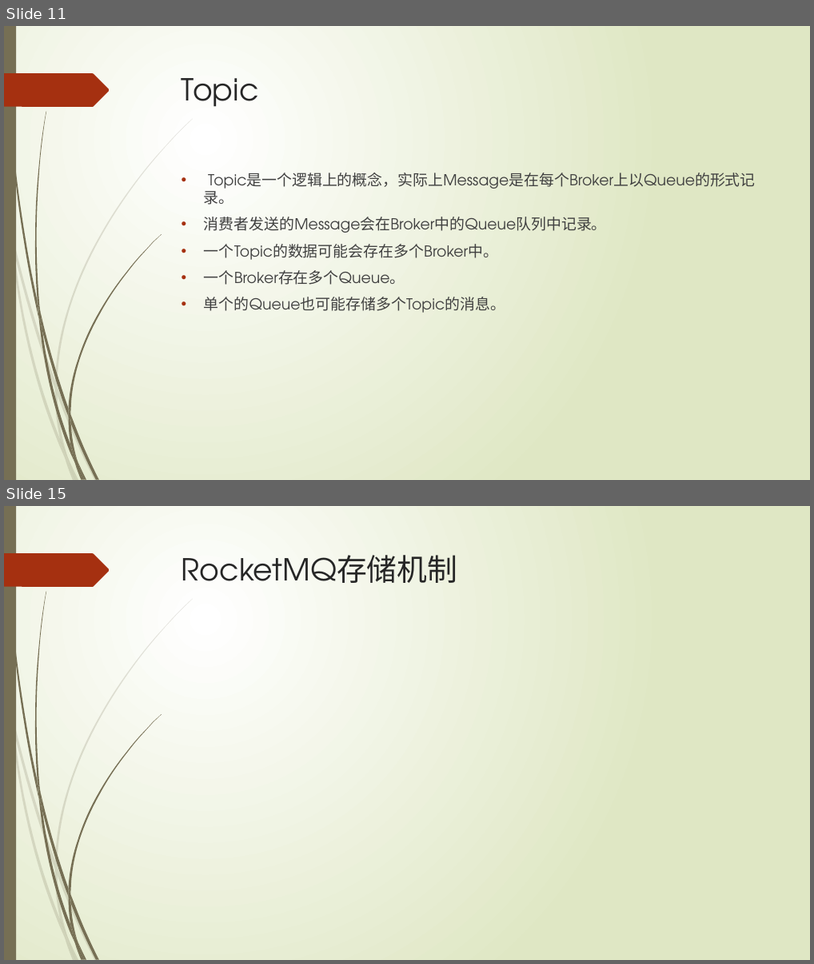
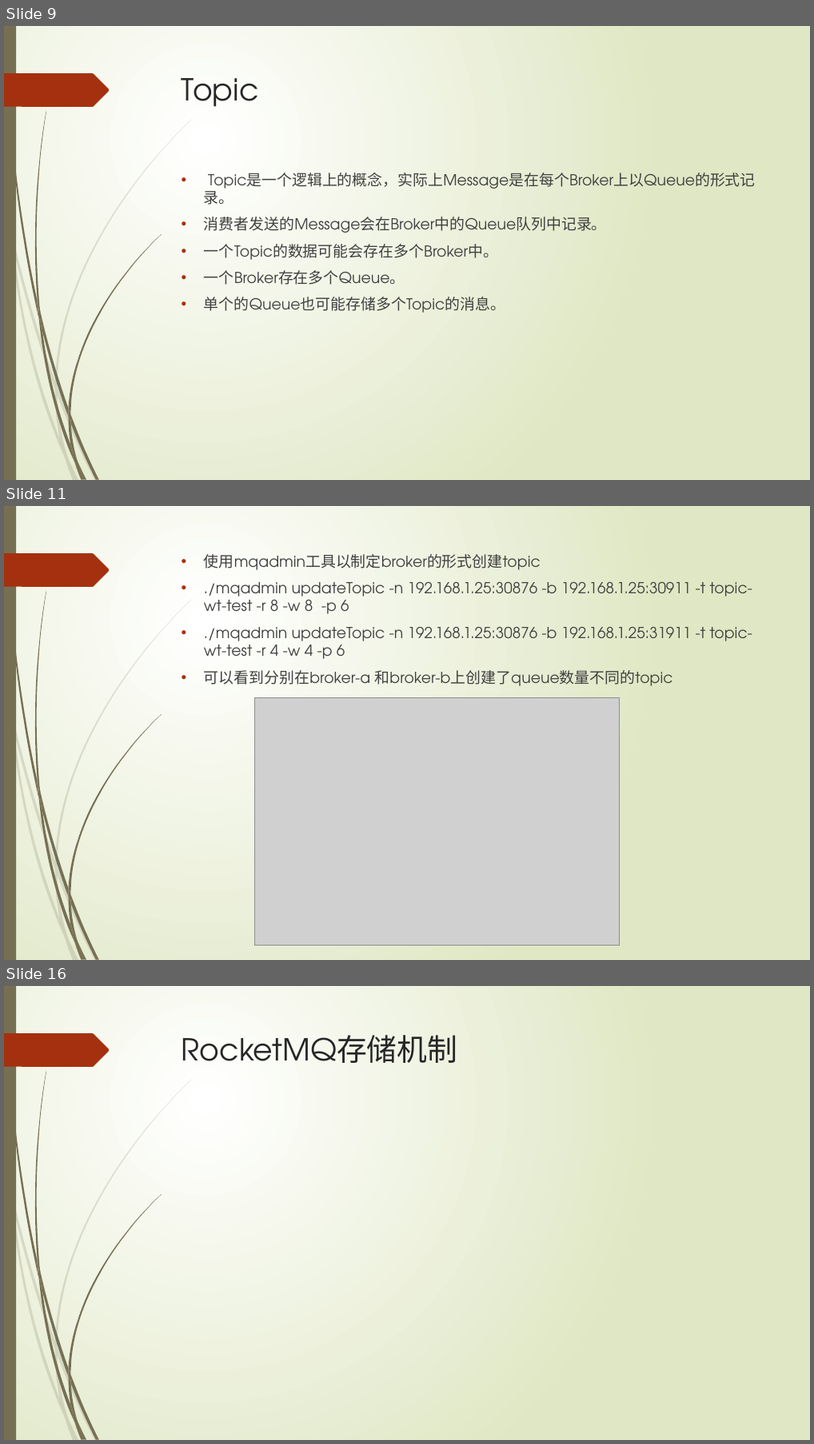
Before and after one commit to xljnc/rocketmqLearning, a slide deck: doc/RocketMQ简介.pptx. Shown one above the other, each under a label of ours: slides 11 and 15 before the commit, slides 9, 11 and 16 after it; the slides between them are not shown. The pictures are 814x964 and 814x1444 pixels, drawn with LibreOffice and Linux fonts; fonts in the diff are those of the drawing; grey boxes stand for pictures. Boxes give left, top, right and bottom in pixels: in the first picture for what was removed or moved away, otherwise in the second. Text is boxed around its words. In the diff, an @@ line names an element or a change of style, - is before the commit and + after.

```diff
--- a/doc/RocketMQ简介.pptx
+++ b/doc/RocketMQ简介.pptx
@@ slide 11 added at (x1=4, y1=506, x2=810, y2=960), background gradient #FFFFFF to #DFE8C4; not listed: 24 template elements that a slide beside it also shows @@
@@ text added at (x1=204, y1=554, x2=753, y2=686), 18 pt, text #404040 @@
+• 使用mqadmin工具以制定broker的形式创建topic
+• ./mqadmin updateTopic -n 192.168.1.25:30876 -b 192.168.1.25:30911 -t topic-wt-test -r 8 -w 8 -p 6
+• ./mqadmin updateTopic -n 192.168.1.25:30876 -b 192.168.1.25:31911 -t topic-wt-test -r 4 -w 4 -p 6
+• 可以看到分别在broker-a 和broker-b上创建了queue数量不同的topic
@@ picture added at (x1=254, y1=698, x2=619, y2=944) @@
@@ what was slide 11 is now slide 9 @@
@@ what was slide 15 is now slide 16 @@
```
Also in this commit, not shown: 2 slides changed, 3 other slides added, 3 slides removed.
